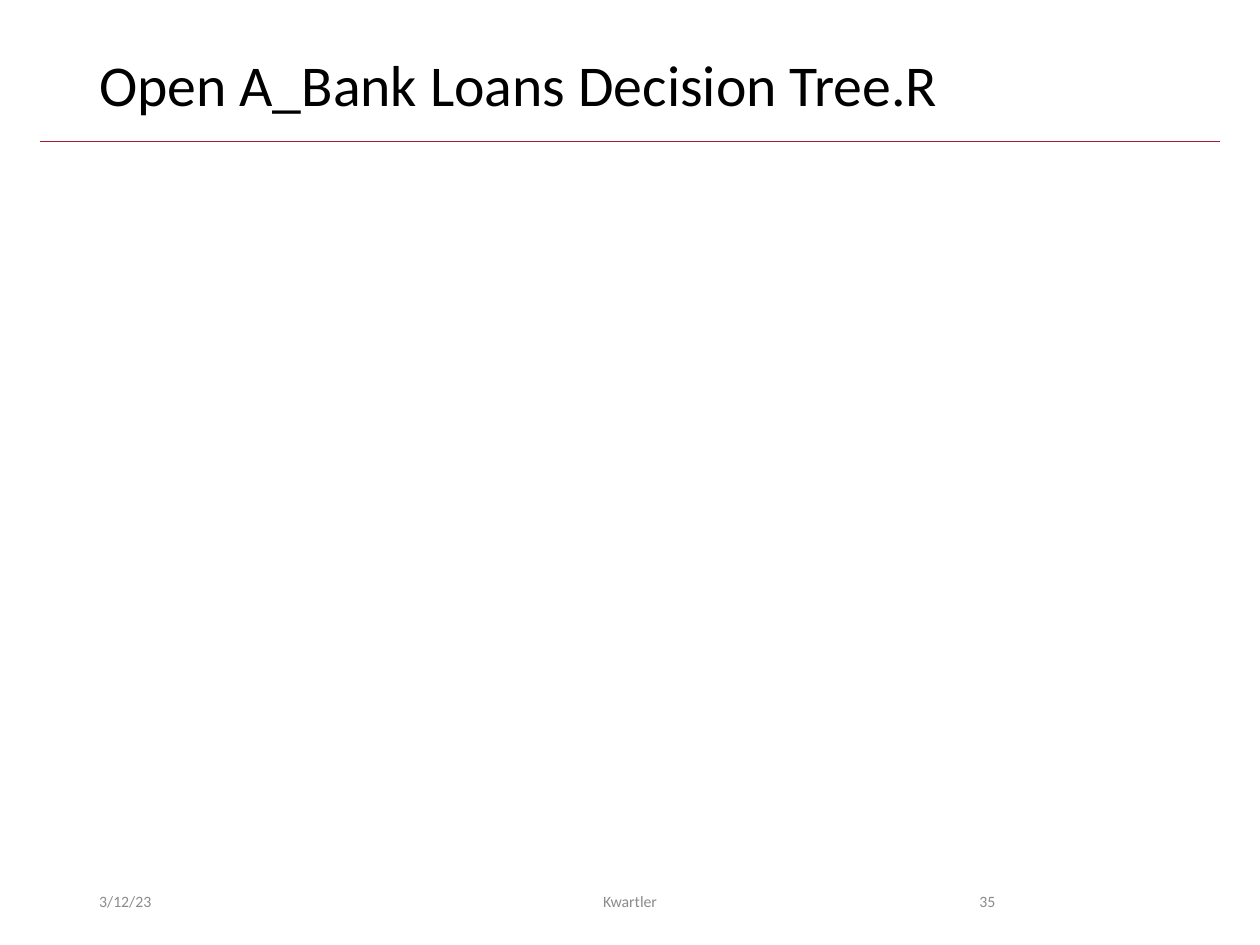
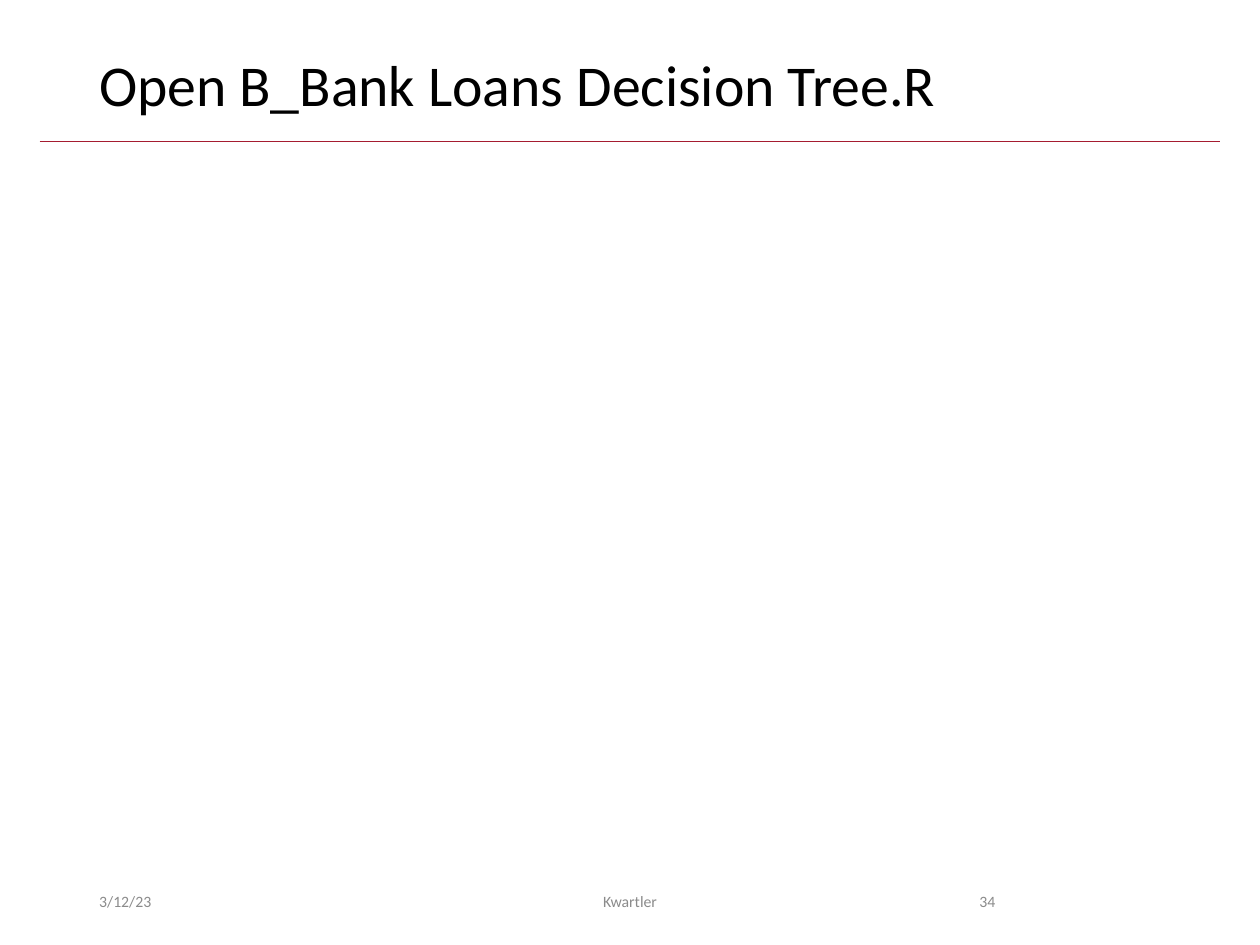
Before and after one commit to kwartler/Hult_Visualizing-Analyzing-Data-with-R, a slide deck: slide 34 of DD1/F_Mar13/B_Decision Trees.pptx (slide 35 before the commit). Drawn at 1260x945 pixels with LibreOffice and Linux fonts; fonts in the diff are those of the drawing. Boxes give left, top, right and bottom in pixels: in the first picture for what was removed or moved away, otherwise in the second. Text is boxed around its words. In the diff, an @@ line names an element or a change of style, - is before the commit and + after.

```diff
--- a/DD1/F_Mar13/B_Decision Trees.pptx
+++ b/DD1/F_Mar13/B_Decision Trees.pptx
@@ title at (x1=99, y1=66, x2=935, y2=116): text changed @@
-Open A_Bank Loans Decision Tree.R
+Open B_Bank Loans Decision Tree.R
@@ page number at (x1=979, y1=897, x2=995, y2=907): text changed @@
-35
+34
```
Also in this commit, not shown: 1 slide removed, 3 other files.
